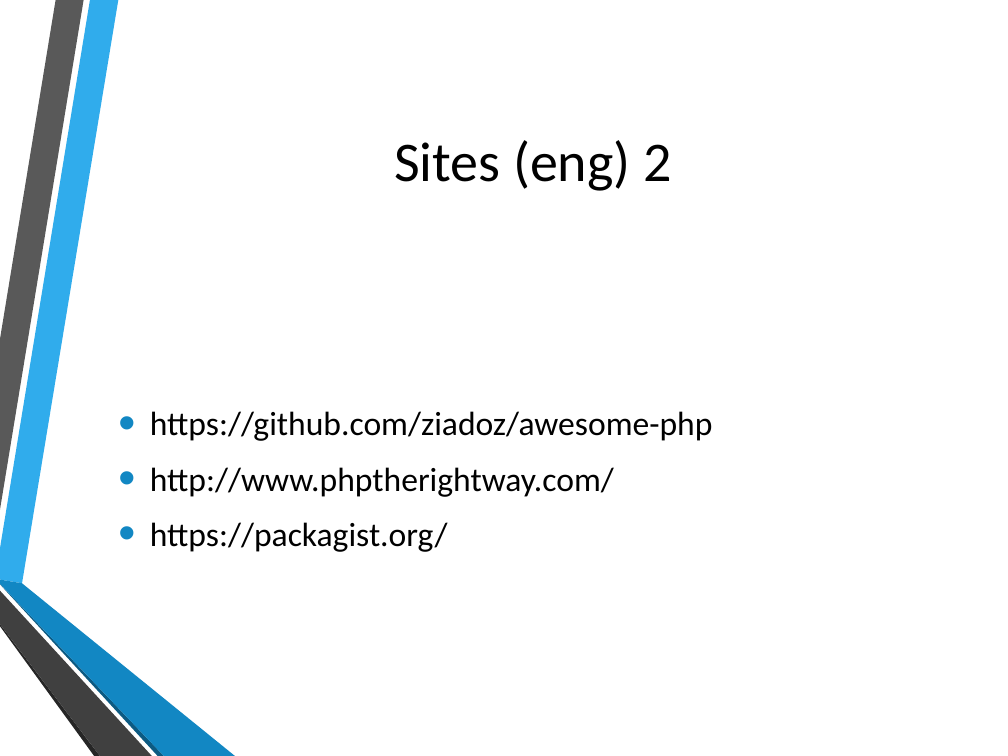
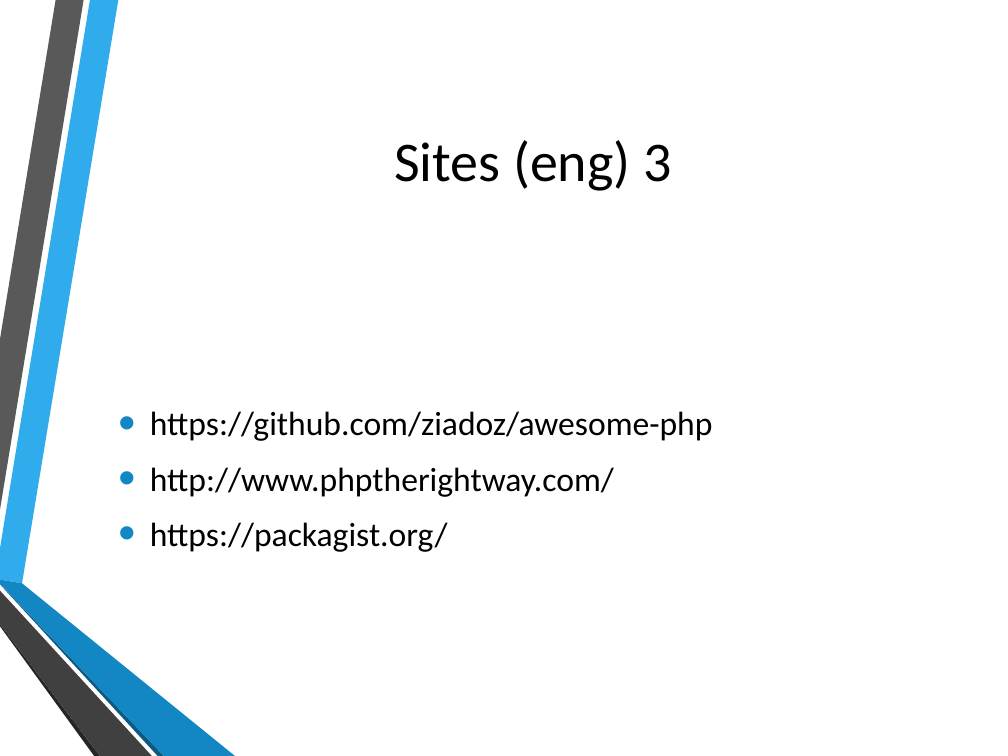
Before and after one commit to hatted/fevaworks-php, a slide deck: slide 48 of php-fw1/lesson1.pptx. Drawn at 1008x756 pixels with LibreOffice and Linux fonts; fonts in the diff are those of the drawing; background and template pictures are left out. Boxes give left, top, right and bottom in pixels: in the first picture for what was removed or moved away, otherwise in the second. Text is boxed around its words. In the diff, an @@ line names an element or a change of style, - is before the commit and + after.

```diff
--- a/php-fw1/lesson1.pptx
+++ b/php-fw1/lesson1.pptx
@@ title at box(394, 140, 671, 191): text changed @@
-Sites (eng) 2
+Sites (eng) 3
```
Also in this commit, not shown: 1 other slide changed, 5 other files.
